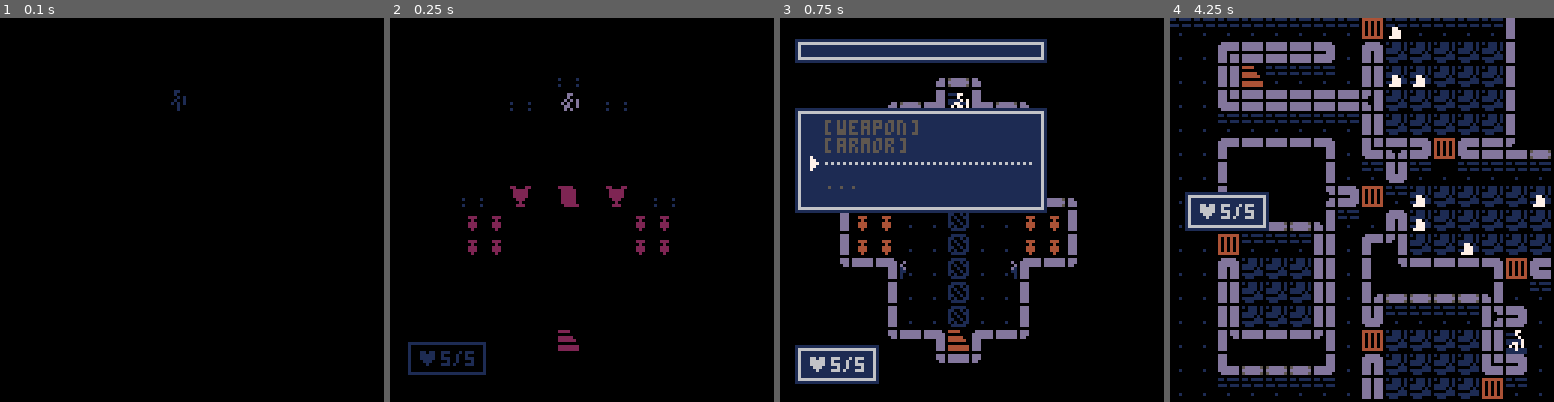
Above: before the commit, frames 1-4 (left to right).
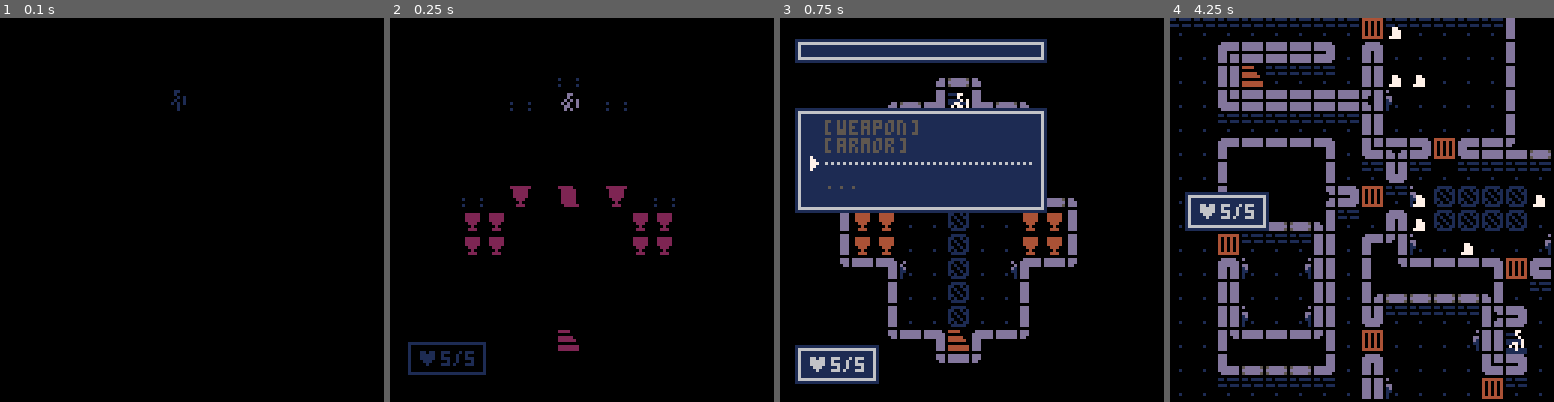
Above: after the commit, the same moments.

Repository: Aeklad/pico8
Game: PICO-8 cartridge rogue.p8
Two runs of this game, one before a commit and one after it. Both use one fixed random seed, a clock stepped at 60 frames per second and the inputs below.
Inputs:
- Up to frame 1 (0.1 s): no input
- Up to frame 2 (0.25 s): no input
- Up to frame 3 (0.75 s): tap X (X key) at 0.33 s; tap O (Z key) at 0.7 s
- Up to frame 4 (4.25 s): tap X (X key) at 1.07, 1.85, 2.97, 4.08 s; hold Right 1.6-2.1 s; tap O (Z key) every 0.4 s from 1.7 to 4.1 s; hold Up 2.15-2.42 s; hold Right 2.47-3.03 s; hold Left 3.08-3.58 s; hold Down 3.63-3.97 s; hold Right from 4.02 s (still down)

Frame 1 is identical in both runs. In frame 2, 0.8% of the frame differs, in the area x 19-74%, y 43-62%; in frame 3, 0.7%; in frame 4, 11%, in the area x 18-100%, y 6-100%.

Commit message:
time for sheets

Diff:
--- a/rogue.p8
+++ b/rogue.p8
@@ -1397,7 +1397,7 @@
 end
 function installdoors()
  for d in all(doors) do
-  if mget(d.x,d.y)==1 or mget(d.x,d.y)==4 and isdoor(d.x,d.y) then
+  if mget(d.x,d.y)==1 or mget(d.x,d.y)==4 and isdoor(d.x,d.y) and not next2tile(d.x,d.y,13) then
    mset(d.x,d.y,13)
    snapshot()
   end
@@ -1449,6 +1449,16 @@
  p_mob.x=px
  p_mob.y=py
 end
+
+function next2tile(_x,_y,tle)
+ for i=1,4 do
+  if inbounds(_x+dirx[i],_y+diry[i]) and mget(_x+dirx[i],_y+diry[i])==tle then
+   return true
+  end
+ end
+ return false
+end
+
 
 function prettywalls()
  for x=0,15 do
@@ -1473,29 +1483,65 @@
 end
 function decorooms()
  for r in all(rooms) do
+  local funcs,func={
+   deco_dirt,
+   deco_carpet,
+   deco_torch,
+   deco_fern,
+   deco_vase
+  }
+  func=getrnd(funcs)
   for x=0,r.w-1 do
    for y=1,r.h-1 do
-    deco_dirt(r,r.x+x,r.y+y,x,y)
-   end
+    func(r,r.x+x,r.y+y,x,y)
+   end
+  end
+ end
+end
+function deco_torch(r,tx,ty,x,y)
+ if rnd(3)>1 and y%2==1 and not next2tile(tx,ty,13) then
+  if x==0 then
+   mset(tx,ty,64)
+  elseif x==r.w-1 then
+   mset(tx,ty,66)
   end
  end
 end
 function deco_carpet(r,tx,ty,x,y)
+ deco_torch(r,tx,ty,x,y)
  if x>0 and x<r.w-1 and y<r.h-1 then
   mset(tx,ty,68)
  end
 end
 function deco_dirt(r,tx,ty,x,y)
- mset(tx,ty,75)
+ local tarr=explodeval("1,1,1,1,1,1,1,1,1,74,75,76")
+ if mget(tx,ty)==1 then
+  mset(tx,ty,getrnd(tarr))
+ end
+end
+function deco_fern(r,tx,ty,x,y)
+ local tarr=explodeval("1,1,1,1,75,75,74,74,70,71,72,73")
+ if mget(tx,ty)==1 then
+  mset(tx,ty,getrnd(tarr))
+ end
+end
+function deco_vase(r,tx,ty,x,y)
+ local tarr=explodeval("1,1,1,1,1,7,8")
+ if mget(tx,ty)==1 and
+    iswalkable(tx,ty,"checkmobs")
+    and not next2tile(tx,ty,13)
+    and not bcomp(getsig(tx,ty),0,0b00001111) then
+  mset(tx,ty,getrnd(tarr))
+ end
 end
 __gfx__
-00000000000000006606666000000000110111100000000044444000000000004400044000000000000000001111111000444000444444404444000000000000
-00000000000000000000000000000000000000000000000004444400000000000444440011111100000000001000001044444440404040400000000011110000
-00700700000000006660666000000000111011100000000004444400004440000444440010000100044440001000001044444440404040404444400000000000
-00077000000000000000000000000000000000000000000004444400000400000444440011001100444444001100011000000000404040404444440011111000
+00000000000000006606666000000000110111100000000044444000000000004444444000000000000000001111111000444000444444404444000000000000
+00000000000000000000000000000000000000000000000004444400044444000444440011111100000000001000001044444440404040400000000011110000
+00700700000000006660666000000000111011100000000004444400044444000444440010000100044440001000001044444440404040404444400000000000
+00077000000000000000000000000000000000000000000004444400044444000444440011001100444444001100011000000000404040404444440011111000
 00077000000000006066606000000000000000000000000004444400004440000044400010000100000000001000001044040440404040400000000011111100
-00700700000100000000000000000000000100000000000004444400004440000004000010000100440044001000001044404440404040404444444000000000
-00000000000000006660666000000000000000000000000000444440000400000044400011111100444444001111111044444440444444404444444011111110
+00700700000100000000000000000000000100000000000004444400000400000004000010000100440044001000001044404440404040404444444000000000
+00000000000000006660666000000000000000000000000000444440004440000044400011111100444444001111111044444440444444404444444011111110
 00000000000000000000000000000000000000000000000000000000000000000000000000000000000000000000000000000000000000000000000011111110
 0000000000000000000000000dddddd0dddddd000dddddd00ddddd00dddddd00ddd0ddd0ddddddd00000ddd0ddd00000ddddddd00000ddd00000ddd0ddd00000
 000000000000000000000000ddddddd0ddddddd0ddddddd0ddddddd0ddddddd0ddd0ddd0ddddddd00000ddd0ddd00000ddddddd00000ddd00000ddd0ddd00000
@@ -1521,13 +1567,13 @@
 000000000000000000000000ddddddd0ddd0ddd0ddddddd0ddddddd0ddddddd0ddd000000000ddd00000ddd0ddd0ddd000000000ddd000000000000000000000
 000000000000000000000000ddddddd0ddd0ddd00dddddd00ddddd00dddddd00ddd000000000ddd00000ddd0ddd0ddd000000000ddd000000000000000000000
 00000000000000000000000000000000000000000000000000000000000000000000000000000000000000000000000000000000000000000000000000000000
-d000000000000000000000d000000000011111001101111000000000000010001001001000001000100100101011101000011000000000000000000000000000
-000000000d0000000000000000000d00110010100000000011000000000100100000100001100000000000000011101001000010000000000444000000000000
-dd000000d000000000000dd0000000d0101001101110111011100000000101000100010001101000010010001111101000111000000004444444444440000000
-1d0000001d00000000000d1000000d10100100101001001011100110110110000010100000001100100100101111010010000010004444000000000004444000
-11000000110000000000011000000110110010101100101001101110001110000001010010000010000000000000111001111100044000000000000000004400
-10010000100100000001001000010010101001101010011000101100000110001000000011101000010010001111111000000010404000000000000000004400
-10000000100000000000001000000010011111000111110000010000000110000100000000010100100100000111000011111100440000000000000000004440
+d000000000000000000000d000000000011111001101111000000000100000101010010000000000000000000000000000000000000000000000000000000000
+000000000d0000000000000000000d00110010100000000011000000010001000001100010101010001000000100010000001000000000000444000000000000
+dd000000d000000000000dd0000000d0101001101110111011100000011010001010010000000000010000000000000000000000000004444444444440000000
+1d0000001d00000000000d1000000d10100100101001001011100110001010000000000001010100000001000010001000000000004444000000000004444000
+11000000110000000000011000000110110010101100101001101110001010000101001000000000000000000000010000000100044000000000000000004400
+10010000100100000001001000010010101001101010011000101100001100001000110010101010000000000100000000100000404000000000000000004400
+10000000100000000000001000000010011111000111110000010000000100000101001001010100000000000000100000000100440000000000000000004440
 00000000000000000000000000000000000000000000000000000000000000000000000000000000000000000000000000000000004040000000000000440440
 00000000000000000000000000000000000000000000000000000000000000000000000000000000000000000000000000000000400000444400000444444440
 00000000000000000000000000000000000000000000000000000000000000000000000000000000000000000000000000000000000004004444444440444040
@@ -1747,10 +1793,10 @@
 
 
 __gff__
-0000050500000303030103010307020005050505050505050505050505050505050505050505050505050505050505050505050505050505050505050505000000000000000000000000000000000000000000000000000000000000000000000000000000000000000000000000030000000000000000000000000000000000
+0000050500000303030103010307020005050505050505050505050505050505050505050505050505050505050505050505050505050505050505050505000000000000000004040000000000000000000000000000000000000000000000000000000000000000000000000000030000000000000000000000000000000000
 0000000000000000000000000000000000000000000000000000000000000000000000000000000000000000000000000000000000000000000000000000000000000000000000000000000000000000000000000000000000000000000000000000000000000000000000000000000000000000000000000000000000000000
 __map__
-0202020202020202020202020202020203030303030303030303030303030303030303030303030303030303030303030101020202020202020202020202020200000000000000000000000000000000000000000000000000000000000000000000000000000000000000000000000000000000000000000000000000000000
+0202020202020202020202010202020203030303030303030303030303030303030303030303030303030303030303030101020202020202020202020202020200000000000000000000000000000000000000000000000000000000000000000000000000000000000000000000000000000000000000000000000000000000
 02010201010201010101010101010e0203030303030303030303030303030303030303030303030303030303030303030101020202020202020202020202020200000000000000000000000000000000000000000000000000000000000000000000000000000000000000000000000000000000000000000000000000000000
 02010201010601020a0101010201010203030303030310111203030303030303030303030303030303030303030303030101020202020202020202020202020200000000000000000000000000000000000000000000000000000000000000000000000000000000000000000000000000000000000000000000000000000000
 02010201010101020101020d020d0202030303031011240f2311120303030303030303030303030303030303030303030101020202020202020202020202020200000000000000000000000000000000000000000000000000000000000000000000000000000000000000000000000000000000000000000000000000000000
